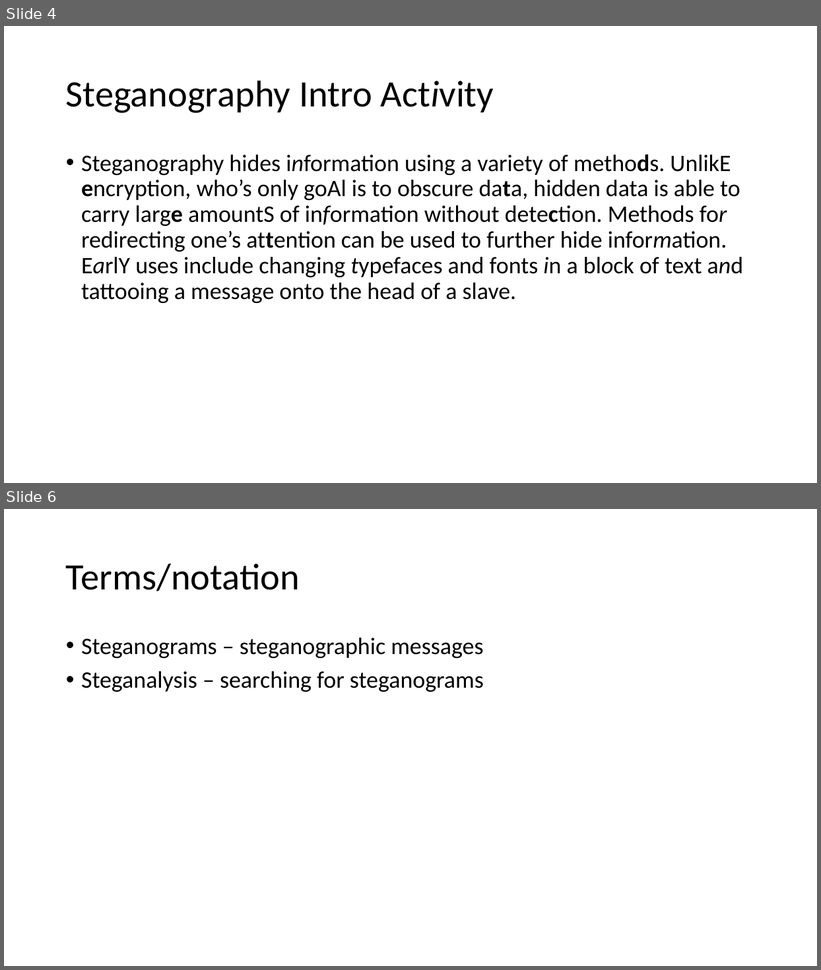
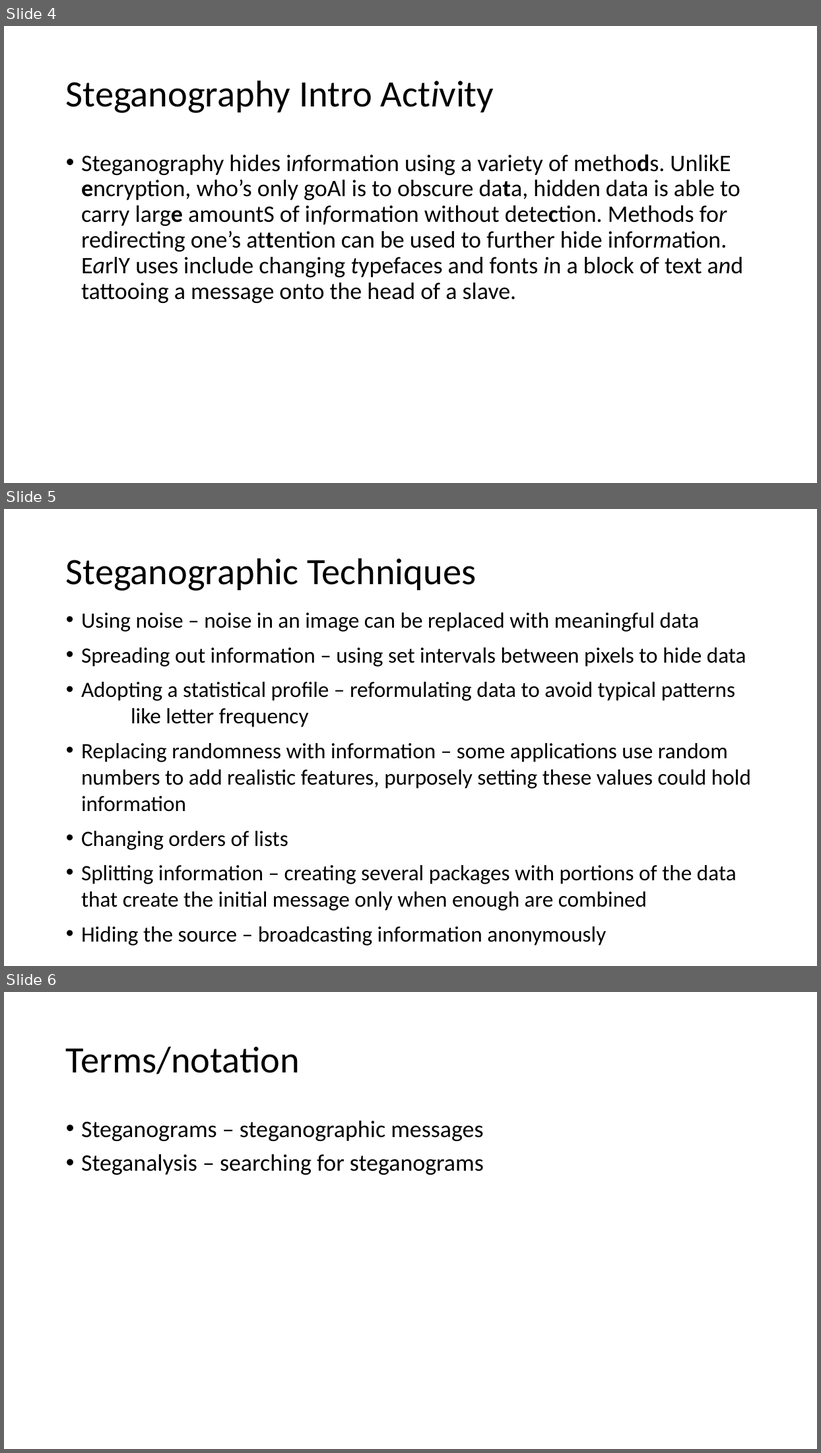
Before and after one commit to crussell2021/SteganographyProject, a slide deck: Documents/Presentation.pptx. Shown one above the other, each under a label of ours: slides 4 and 6 before the commit, slides 4, 5 and 6 after it; the slides between them are not shown. The pictures are 821x970 and 821x1453 pixels, drawn with LibreOffice and Linux fonts; fonts in the diff are those of the drawing. Boxes give left, top, right and bottom in pixels: in the first picture for what was removed or moved away, otherwise in the second. Text is boxed around its words. In the diff, an @@ line names an element or a change of style, - is before the commit and + after.

Commit message:
added steganogrphic techniques

```diff
--- a/Documents/Presentation.pptx
+++ b/Documents/Presentation.pptx
@@ slide 5 added at [4,509,817,966], background #FFFFFF @@
@@ title added at [66,558,476,591], 44 pt, text #000000 @@
+Steganographic Techniques
@@ text added at [81,613,751,946], 25.9 pt, text #000000 @@
+• Using noise – noise in an image can be replaced with meaningful data
+• Spreading out information – using set intervals between pixels to hide data
+• Adopting a statistical profile – reformulating data to avoid typical patterns like letter frequency
+• Replacing randomness with information – some applications use random numbers to add realistic features, purposely setting these values could hold information
+• Changing orders of lists
+• Splitting information – creating several packages with portions of the data that create the initial message only when enough are combined
+• Hiding the source – broadcasting information anonymously
```
